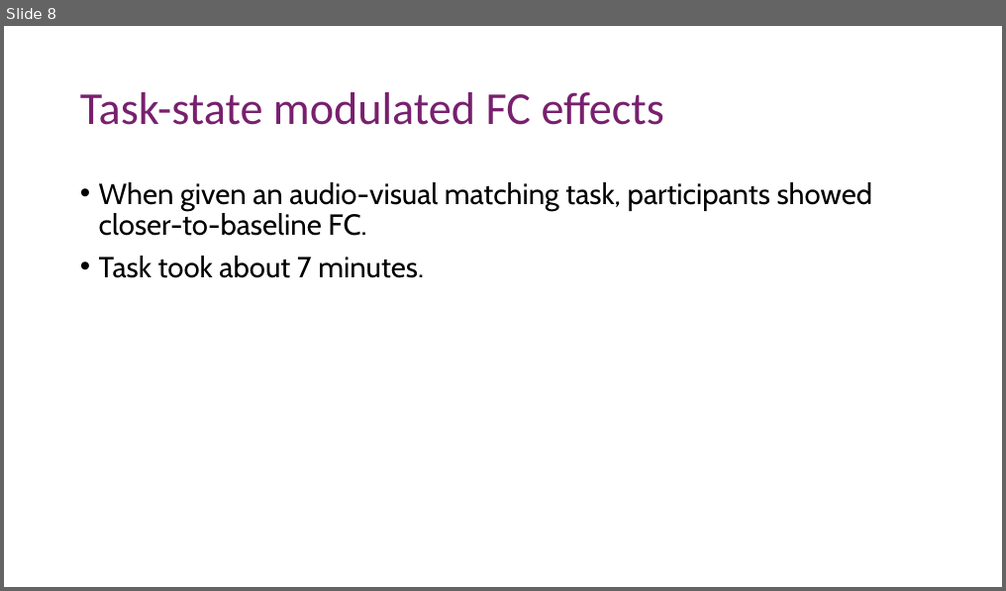
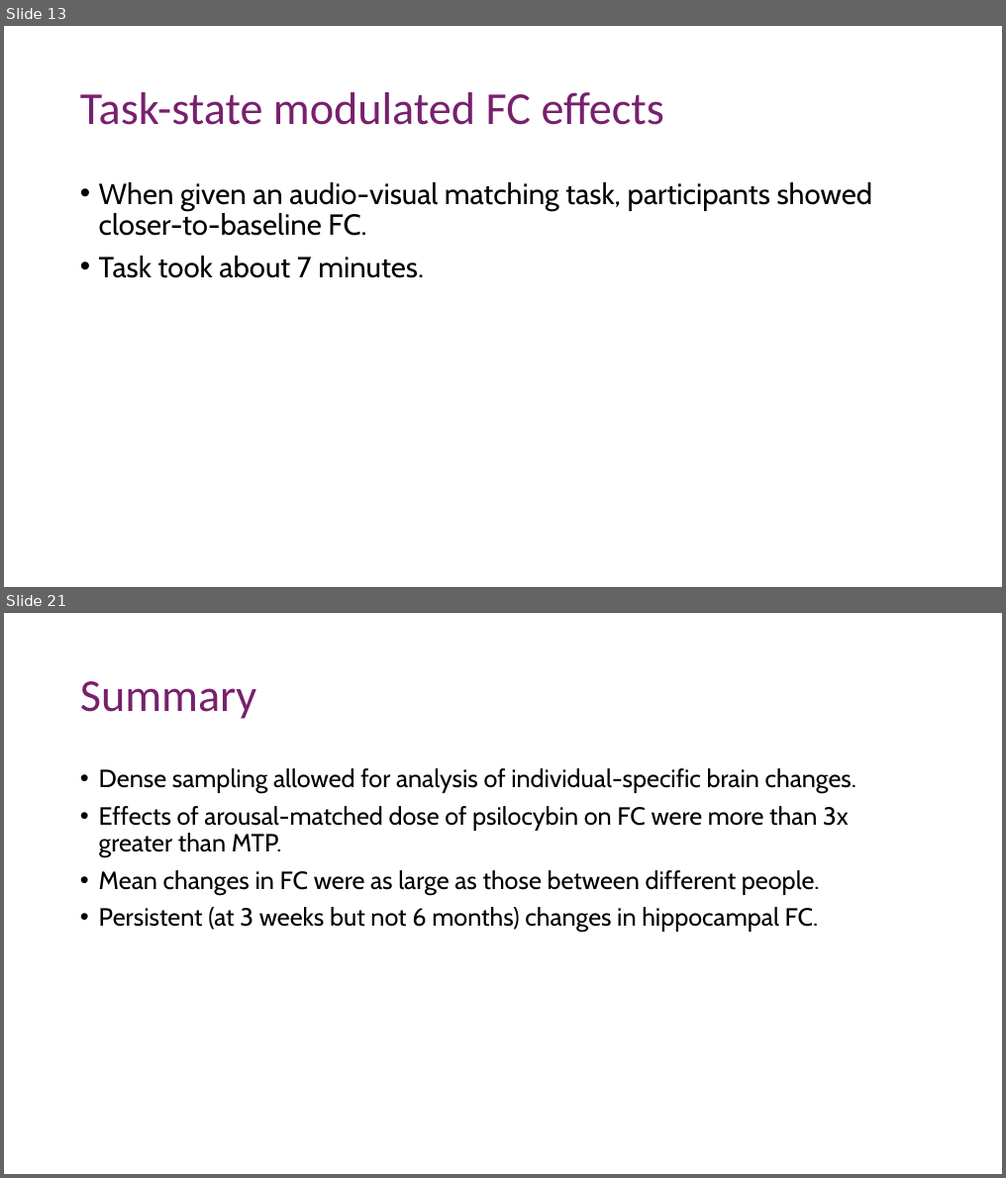
Before and after one commit to nghess/cnjc, a slide deck: psilocybin_fc/siegel_etal_2024.pptx. Shown one above the other, each under a label of ours: slide 8 before the commit, slides 13 and 21 after it; the slides between them are not shown. The pictures are 1006x591 and 1006x1178 pixels, drawn with LibreOffice and Linux fonts; fonts in the diff are those of the drawing. Boxes give left, top, right and bottom in pixels: in the first picture for what was removed or moved away, otherwise in the second. Text is boxed around its words. In the diff, an @@ line names an element or a change of style, - is before the commit and + after.

```diff
--- a/psilocybin_fc/siegel_etal_2024.pptx
+++ b/psilocybin_fc/siegel_etal_2024.pptx
@@ slide 21 added at [4, 613, 1002, 1174], background #FFFFFF @@
@@ title added at [80, 681, 256, 719], 44 pt, text #78206E @@
+Summary
@@ text added at [99, 768, 856, 933], 24 pt, text #000000 @@
+• Dense sampling allowed for analysis of individual-specific brain changes.
+• Effects of arousal-matched dose of psilocybin on FC were more than 3x greater than MTP.
+• Mean changes in FC were as large as those between different people.
+• Persistent (at 3 weeks but not 6 months) changes in hippocampal FC.
@@ what was slide 8 is now slide 13 @@
```
Also in this commit, not shown: 6 slides changed, 11 other slides added, 1 slide removed, 9 other files.
